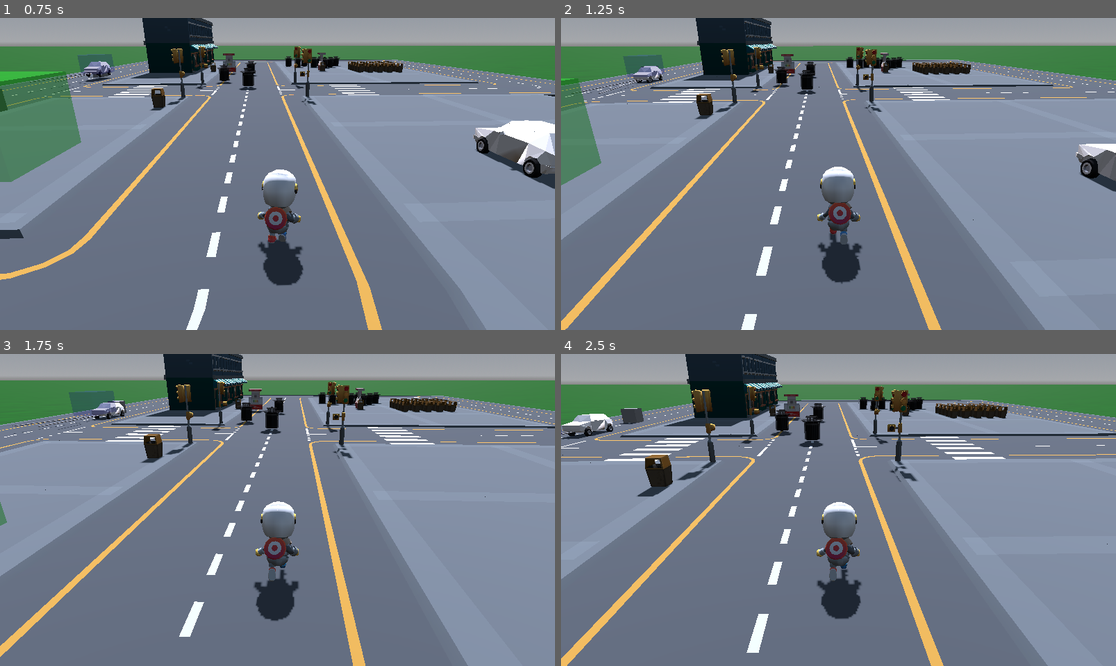
Above: before the commit, frames 1-4 (two rows, left to right).
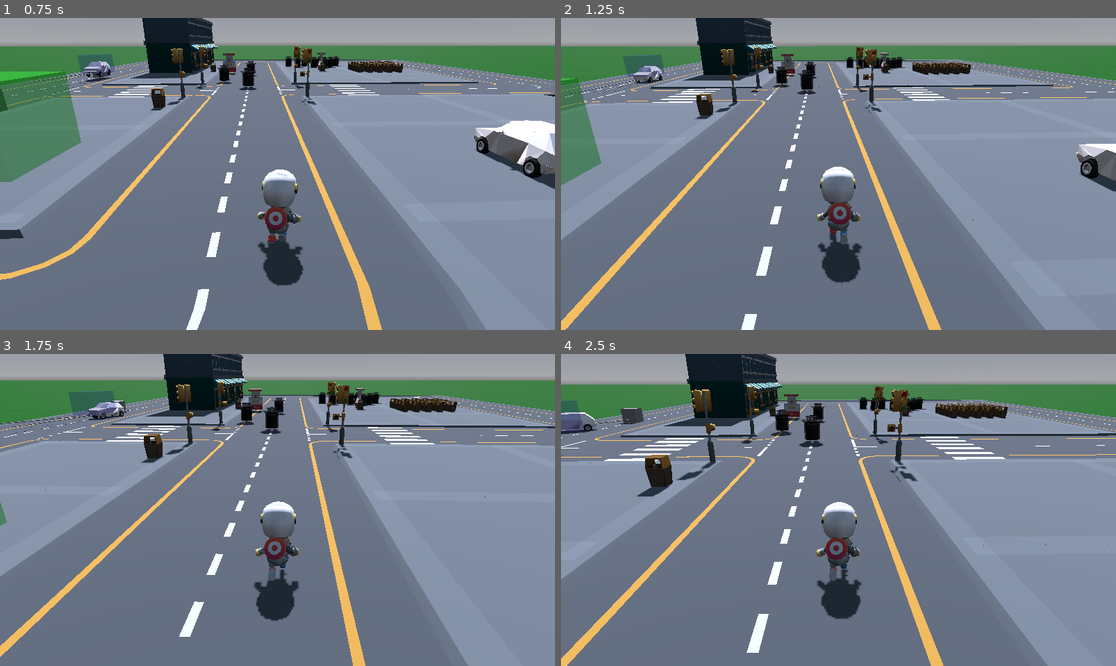
Above: after the commit, the same moments.

Repository: leems-dreems/car-driver
Game: Godot game, scene res://maps/KayKitCity/kay_kit_city.tscn
The game is run twice, just before and just after one commit, with the same random seed, the same clock (stepped at 60 frames per second) and the same inputs.
Inputs (mouse positions are in pixels of both pictures, inside the frame that each line leads up to):
- Up to frame 1 (0.75 s): move the mouse to (305, 174) at 0.52 s; hold W (Accelerate) from 0.53 s (still down)
- Up to frame 2 (1.25 s): keep holding W (Accelerate)
- Up to frame 3 (1.75 s): keep holding W (Accelerate); move the mouse to (249, 510) at 1.27 s
- Up to frame 4 (2.5 s): keep holding W (Accelerate); move the mouse to (849, 503) at 2.02 s

Frame 1 is identical in both runs. In frame 2, less than 0.1% of the frame differs, in the area x 1-19%, y 12-25%; in frame 3, 0.3%; in frame 4, 0.7%, in the area x 0-88%, y 14-62%.

Commit message:
Changed a few things, about to rollback commits
Made a couple of good changes but I've got all turned around with rotating Vector3s to do the antenna raycasts and broke everything, so I'm going to rollback to the initial context-based steering implementation and judiciously re-add some stuff from the last few commits

Diff:
--- a/scripts/driveable_vehicle.gd
+++ b/scripts/driveable_vehicle.gd
@@ -10,7 +10,7 @@
 var antenna_length := 16
 var antenna_angle := PI / 32
 var avoidance_multiplier := 2
-var antenna_multiplier := 16
+var antenna_multiplier := 32
 var left_antenna_mesh: MeshInstance3D
 var right_antenna_mesh: MeshInstance3D
 var interest_direction_mesh: MeshInstance3D
@@ -149,26 +149,26 @@
         interest_vectors[i - 16] /= _danger_amount * avoidance_multiplier
     i += 1
 
-  # Check "antenna" raycasts
-  var _danger_amount_left := 0.0
-  var _danger_amount_right := 0.0
-  for _raycast in antenna_raycasts:
-    if _raycast.is_colliding():
-      var _danger_distance: float = _raycast.get_collision_point().distance_to(_raycast.global_position)
-      if _raycast.target_position.x < 0:
-        _danger_amount_left = 1 - clampf(_danger_distance / antenna_length, 0.0, 1.0)
-      else:
-        _danger_amount_right = 1 - clampf(_danger_distance / antenna_length, 0.0, 1.0)
-  left_antenna_mesh.transparency = 1 - clampf(_danger_amount_left, 0.1, 1.0)
-  right_antenna_mesh.transparency = 1 - clampf(_danger_amount_right, 0.1, 1.0)
-  if _danger_amount_left > 0.0:
-    interest_vectors[steering_ray_count / 4] *= _danger_amount_left * antenna_multiplier
-    interest_vectors[0].z = minf(-1.0, interest_vectors[0].z)
-    interest_vectors[0] *= _danger_amount_left * antenna_multiplier
-  if _danger_amount_right > 0.0:
-    interest_vectors[(steering_ray_count / 4) * 3] *= _danger_amount_right * antenna_multiplier
-    interest_vectors[0].z = minf(-1.0, interest_vectors[0].z)
-    interest_vectors[0] *= _danger_amount_right * antenna_multiplier
+  ## Check "antenna" raycasts
+  #var _danger_amount_left := 0.0
+  #var _danger_amount_right := 0.0
+  #for _raycast in antenna_raycasts:
+    #if _raycast.is_colliding():
+      #var _danger_distance: float = _raycast.get_collision_point().distance_to(_raycast.global_position)
+      #if _raycast.target_position.x < 0:
+        #_danger_amount_left = 1 - clampf(_danger_distance / antenna_length, 0.0, 1.0)
+      #else:
+        #_danger_amount_right = 1 - clampf(_danger_distance / antenna_length, 0.0, 1.0)
+  #left_antenna_mesh.transparency = 1 - clampf(_danger_amount_left, 0.1, 1.0)
+  #right_antenna_mesh.transparency = 1 - clampf(_danger_amount_right, 0.1, 1.0)
+  #if _danger_amount_left > 0.0:
+    #interest_vectors[steering_ray_count / 4] *= _danger_amount_left * antenna_multiplier
+    #interest_vectors[steering_ray_count / 2].z = minf(-1.0, interest_vectors[steering_ray_count / 2].z)
+    #interest_vectors[steering_ray_count / 2] *= _danger_amount_left * antenna_multiplier
+  #if _danger_amount_right > 0.0:
+    #interest_vectors[(steering_ray_count / 4) * 3] *= _danger_amount_right * antenna_multiplier
+    #interest_vectors[steering_ray_count / 2].z = minf(-1.0, interest_vectors[steering_ray_count / 2].z)
+    #interest_vectors[steering_ray_count / 2] *= _danger_amount_right * antenna_multiplier
   return
 
 ## Sum up our interest vectors to get the direction of travel
@@ -176,9 +176,10 @@
   var _summed_interest_vector := Vector3.ZERO
   for _interest_vector in interest_vectors:
     _summed_interest_vector += _interest_vector
-  summed_interest_vector = _summed_interest_vector.reflect(Vector3.FORWARD)
+  summed_interest_vector = _summed_interest_vector
 
-  interest_direction_mesh.position = (-summed_interest_vector / 2)
+  interest_direction_mesh.position = (summed_interest_vector / 2)
+  print(summed_interest_vector)
   interest_direction_mesh.rotation.y = Vector3.FORWARD.signed_angle_to(summed_interest_vector, Vector3.UP)
   interest_direction_mesh.mesh.height = summed_interest_vector.length()
 
@@ -186,4 +187,4 @@
 
 ## Get the angle difference on the Y axis between the car's rotation and the interest vector
 func get_interest_vector_y_difference() -> float:
-  return transform.looking_at(to_global(summed_interest_vector)).basis.rotated(Vector3.UP, PI).get_euler().y
+  return transform.looking_at(to_global(summed_interest_vector)).basis.get_euler().y
--- a/traffic/traffic_path.gd
+++ b/traffic/traffic_path.gd
@@ -53,22 +53,25 @@
         _vehicle.ignition_on = true
         if target_speed <= 0.0:
           _vehicle.throttle_input = 0.0
-          _vehicle.brake_input = 1.0
+          _vehicle.brake_input = 0.0
+          _vehicle.handbrake_input = 1.0
         elif speed < target_speed:
           if speed < target_speed / 2:
             _vehicle.throttle_input = 0.5
             _vehicle.brake_input = 0.0
+            _vehicle.handbrake_input = 0.0
           else:
             _vehicle.throttle_input = clampf(1 - (target_speed / speed), 0.0, 0.5)
             _vehicle.brake_input = 0.0
+            _vehicle.handbrake_input = 0.0
         elif speed > target_speed * 1.2:
           _vehicle.throttle_input = 0.0
           _vehicle.brake_input = 0.2
+          _vehicle.handbrake_input = 0.0
         else:
           _vehicle.throttle_input = 0.0
           _vehicle.brake_input = 0.0
-        print(_interest_vector)
-        print("Speed: " + str(target_speed) + " Throttle: " + str(_vehicle.throttle_input) + " Brake: " + str(_vehicle.brake_input))
+          _vehicle.handbrake_input = 0.0
         # Steer to match the rotation of the nearest path position
         var turning_angle := _vehicle.get_interest_vector_y_difference()
         if turning_angle > PI / 128:
